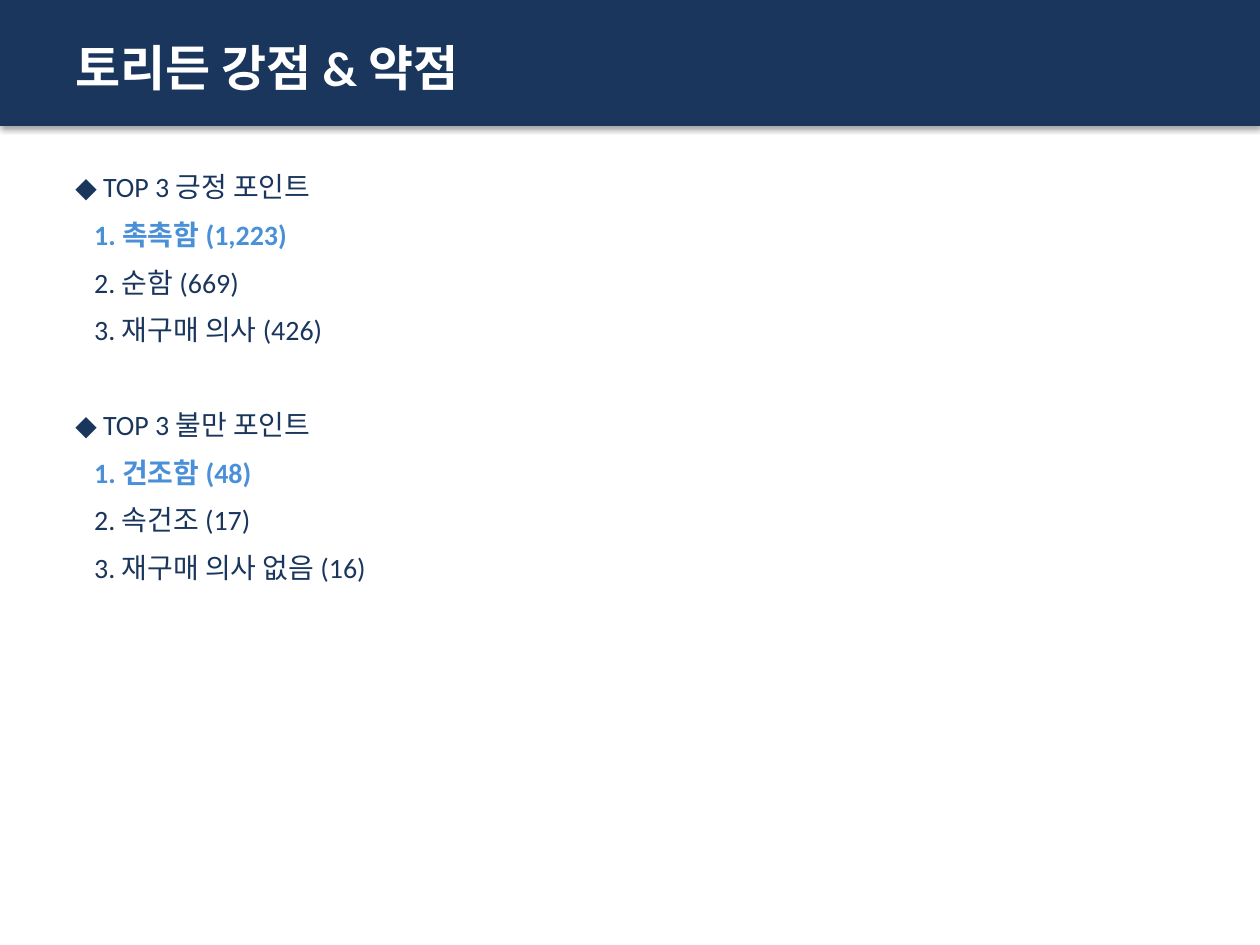
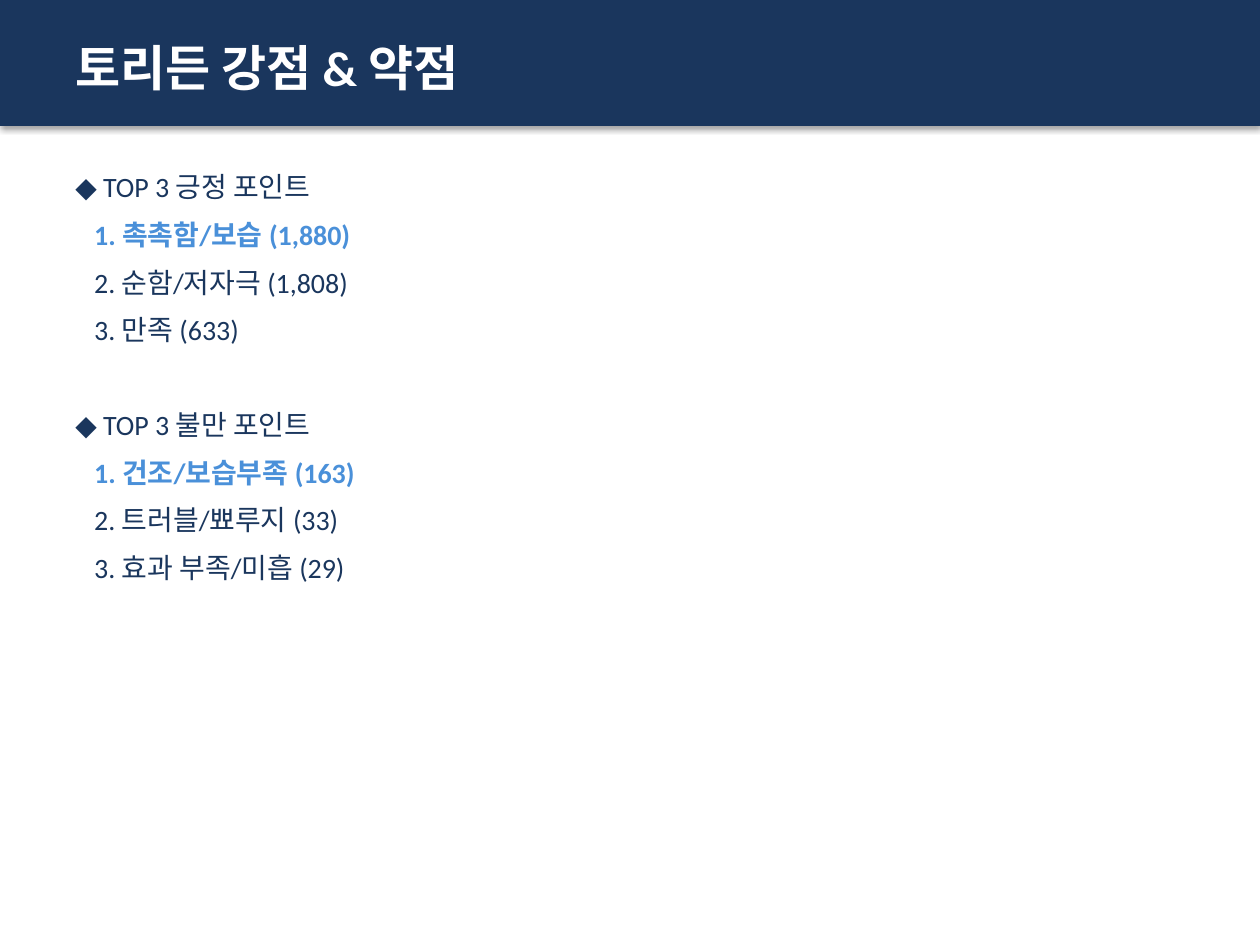
Before and after one commit to leeyoonsun53/review_analysis, a slide deck: slide 8 of output/토너_리뷰분석_리포트.pptx. Drawn at 1260x945 pixels with LibreOffice and Linux fonts; fonts in the diff are those of the drawing. Boxes give left, top, right and bottom in pixels: in the first picture for what was removed or moved away, otherwise in the second. Text is boxed around its words. In the diff, an @@ line names an element or a change of style, - is before the commit and + after.

```diff
--- a/output/토너_리뷰분석_리포트.pptx
+++ b/output/토너_리뷰분석_리포트.pptx
@@ text at (x1=94, y1=221, x2=350, y2=344): text changed @@
-1. 촉촉함 (1,223)
-2. 순함 (669)
-3. 재구매 의사 (426)
+1. 촉촉함/보습 (1,880)
+2. 순함/저자극 (1,808)
+3. 만족 (633)
@@ text at (x1=94, y1=459, x2=355, y2=582): text changed @@
-1. 건조함 (48)
-2. 속건조 (17)
-3. 재구매 의사 없음 (16)
+1. 건조/보습부족 (163)
+2. 트러블/뾰루지 (33)
+3. 효과 부족/미흡 (29)
```
Also in this commit, not shown: 11 other slides changed, 1 other file.
